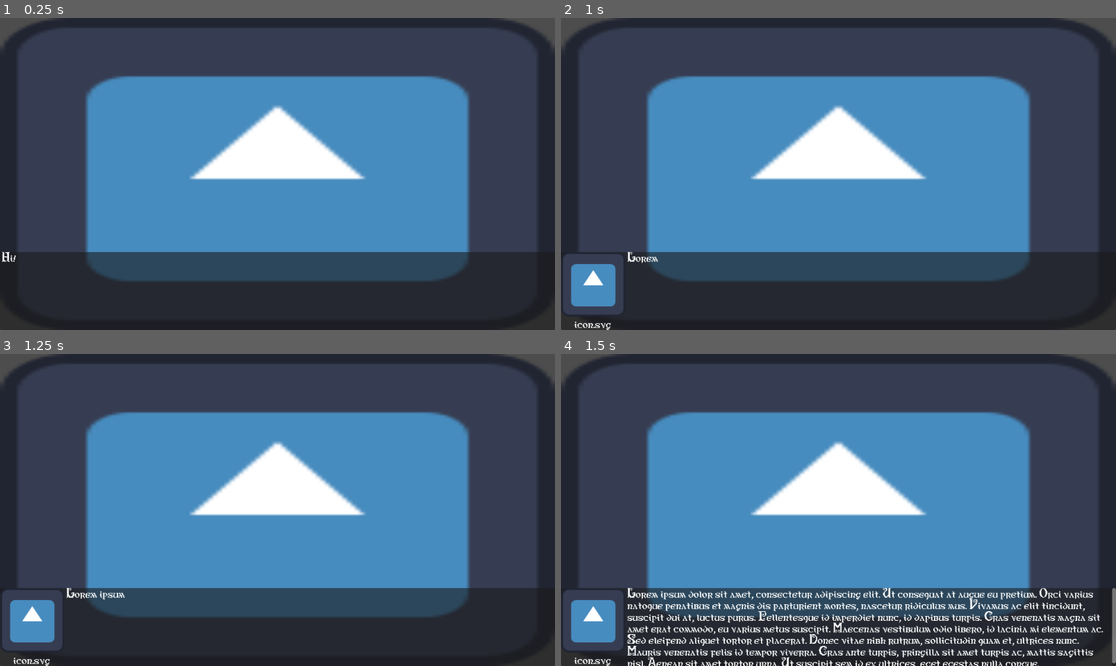
Above: before the commit, frames 1-4 (two rows, left to right).
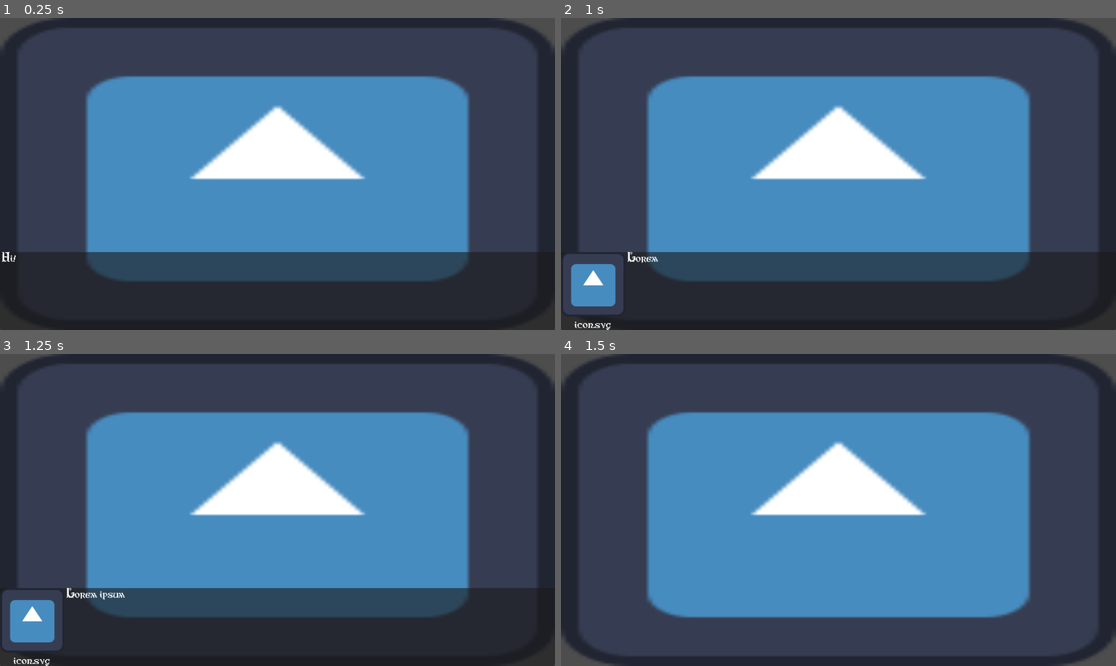
Above: after the commit, the same moments.

Repository: atirut-w/loremaster
Game: Godot game, scene res://scenes/dialogue_box_test/dialogue_box_test.tscn
Same seed, same stepped clock (60 frames per second), same inputs: the game is played once before the commit and once after it. The project has no main scene, so this scene is started directly. The engine's default icon, where the game draws it, is replaced by a stand-in: a white triangle on a blue panel in a dark square.
Inputs:
- Up to frame 1 (0.25 s): no input
- Up to frame 2 (1 s): tap Enter (ui_accept) at 0.5, 0.77 s; tap Space (dialogue_continue) at 0.6 s
- Up to frame 3 (1.25 s): no input
- Up to frame 4 (1.5 s): tap Enter (ui_accept) at 1.25 s; tap Space (dialogue_continue) at 1.35 s

Frames 1-3 are identical in both runs. In frame 4, 21% of the frame differs, in the area x 0-100%, y 74-100%.

Commit message:
Add function to hide dialogue

Diff:
--- a/scenes/dialogue_box_test/dialogue_box_test.gd
+++ b/scenes/dialogue_box_test/dialogue_box_test.gd
@@ -9,3 +9,4 @@
 	DialogueManager.set_speaker_name("icon.svg")
 	await DialogueManager.show_dialogue("My name is [code]icon.svg[/code]!")
 	await DialogueManager.show_dialogue("Lorem ipsum dolor sit amet, consectetur adipiscing elit. Ut consequat at augue eu …(641 unchanged characters)…
+	DialogueManager.hide_dialogue()
--- a/scripts/dialogue_manager.gd
+++ b/scripts/dialogue_manager.gd
@@ -7,15 +7,21 @@
 		controller.queue_free()
 	controller = ctrl
 
+	controller.visible = false
 	controller.portrait_rect.visible = false
 	controller.name_label.visible = false
 	controller.choices_container.visible = false
 
 
 func show_dialogue(dialogue: String) -> void:
+	controller.visible = true
 	controller._set_dialogue_message(dialogue)
 	controller._animate()
 	await controller.dialogue_completed
+
+
+func hide_dialogue() -> void:
+	controller.visible = false
 
 
 func set_speaker_portrait(portrait: Texture) -> void:
